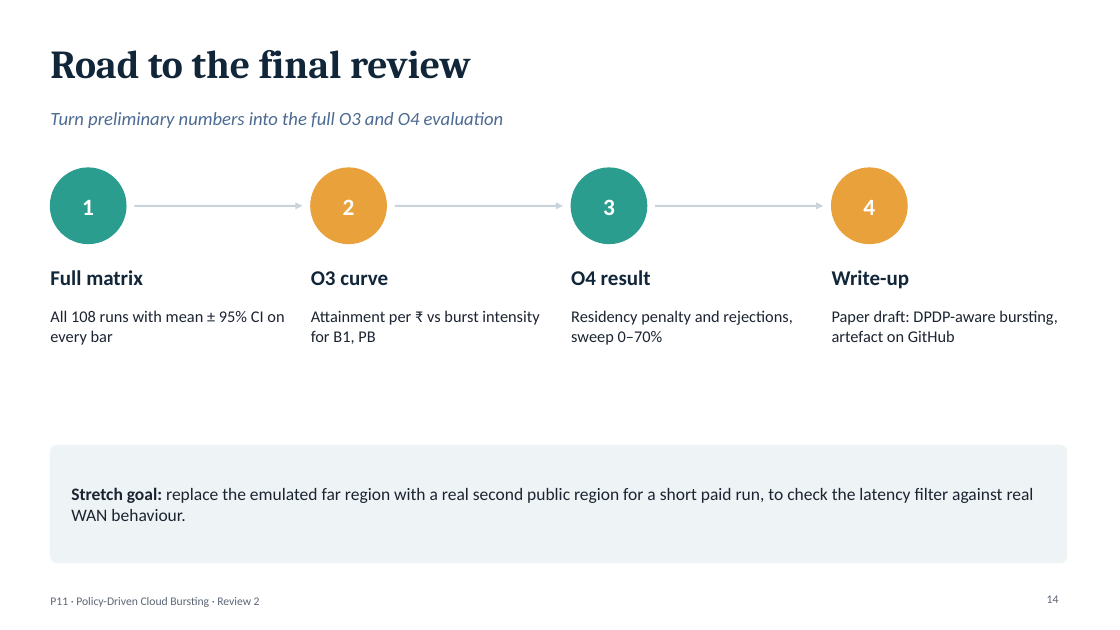
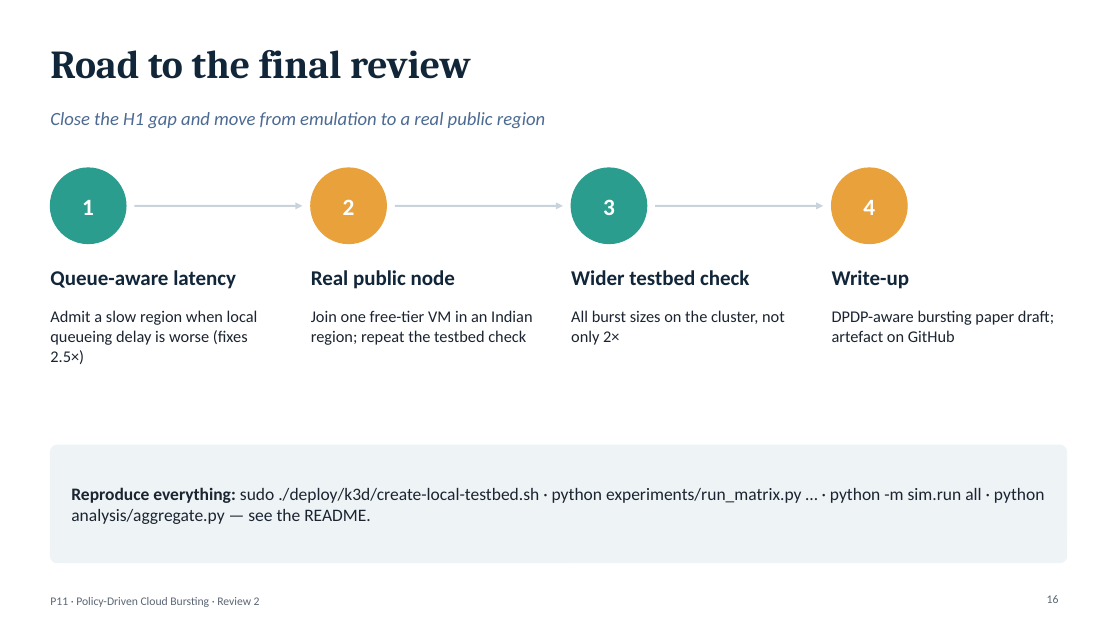
Before and after one commit to AviatorRoyal/cloud-burst, a slide deck: slide 16 of P11_Review2_Implementation_and_Results.pptx (slide 14 before the commit). Drawn at 1120x630 pixels with LibreOffice and Linux fonts; fonts in the diff are those of the drawing. Boxes give left, top, right and bottom in pixels: in the first picture for what was removed or moved away, otherwise in the second. Text is boxed around its words. In the diff, an @@ line names an element or a change of style, - is before the commit and + after.

Commit message:
Final decks for all three reviews and the research paper
- Review 1 and 2 rebuilt from measured testbed and simulation data
  (no placeholders); previous-review wording removed from Review 2
- Review 3 (final) deck
- Research paper (21 pages, .docx and .pdf) generated from the results

```diff
--- a/P11_Review2_Implementation_and_Results.pptx
+++ b/P11_Review2_Implementation_and_Results.pptx
@@ text at (x1=50, y1=112, x2=545, y2=128): text changed @@
-Turn preliminary numbers into the full O3 and O4 evaluation
+Close the H1 gap and move from emulation to a real public region
@@ text at (x1=50, y1=270, x2=236, y2=289): text changed @@
-Full matrix
+Queue-aware latency
@@ text at (x1=311, y1=270, x2=455, y2=289): text changed @@
-O3 curve
+Real public node
@@ text at (x1=571, y1=270, x2=749, y2=285): text changed @@
-O4 result
+Wider testbed check
@@ text at (x1=50, y1=310, x2=258, y2=364): text changed @@
-All 108 runs with mean ± 95% CI on every bar
+Admit a slow region when local queueing delay is worse (fixes 2.5×)
@@ text at (x1=311, y1=310, x2=532, y2=345): text changed @@
-Attainment per ₹ vs burst intensity for B1, PB
+Join one free-tier VM in an Indian region; repeat the testbed check
@@ text at (x1=571, y1=310, x2=785, y2=345): text changed @@
-Residency penalty and rejections, sweep 0–70%
+All burst sizes on the cluster, not only 2×
@@ text at (x1=832, y1=310, x2=1054, y2=342): text changed @@
-Paper draft: DPDP-aware bursting, artefact on GitHub
+DPDP-aware bursting paper draft; artefact on GitHub
@@ text at (x1=71, y1=487, x2=1045, y2=524): text changed @@
-Stretch goal: replace the emulated far region with a real second public region for a short paid run, to check the latency filter against real WAN behaviour.
+Reproduce everything: sudo ./deploy/k3d/create-local-testbed.sh · python experiments/run_matrix.py … · python -m sim.run all · python analysis/aggregate.py — see the README.
@@ page number at (x1=1047, y1=595, x2=1059, y2=603): text changed @@
-14
+16
```
Also in this commit, not shown: 11 other slides changed, 3 slides added, 1 slide removed, 5 other files.
